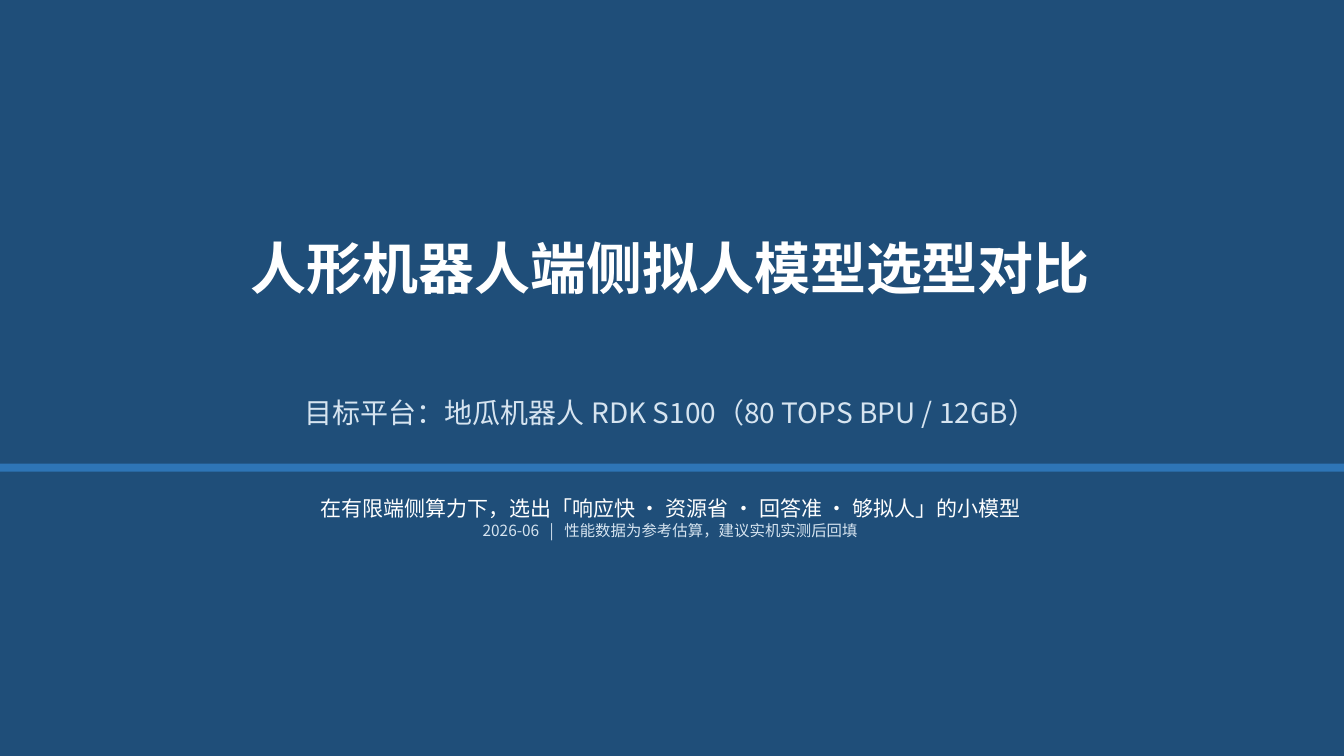
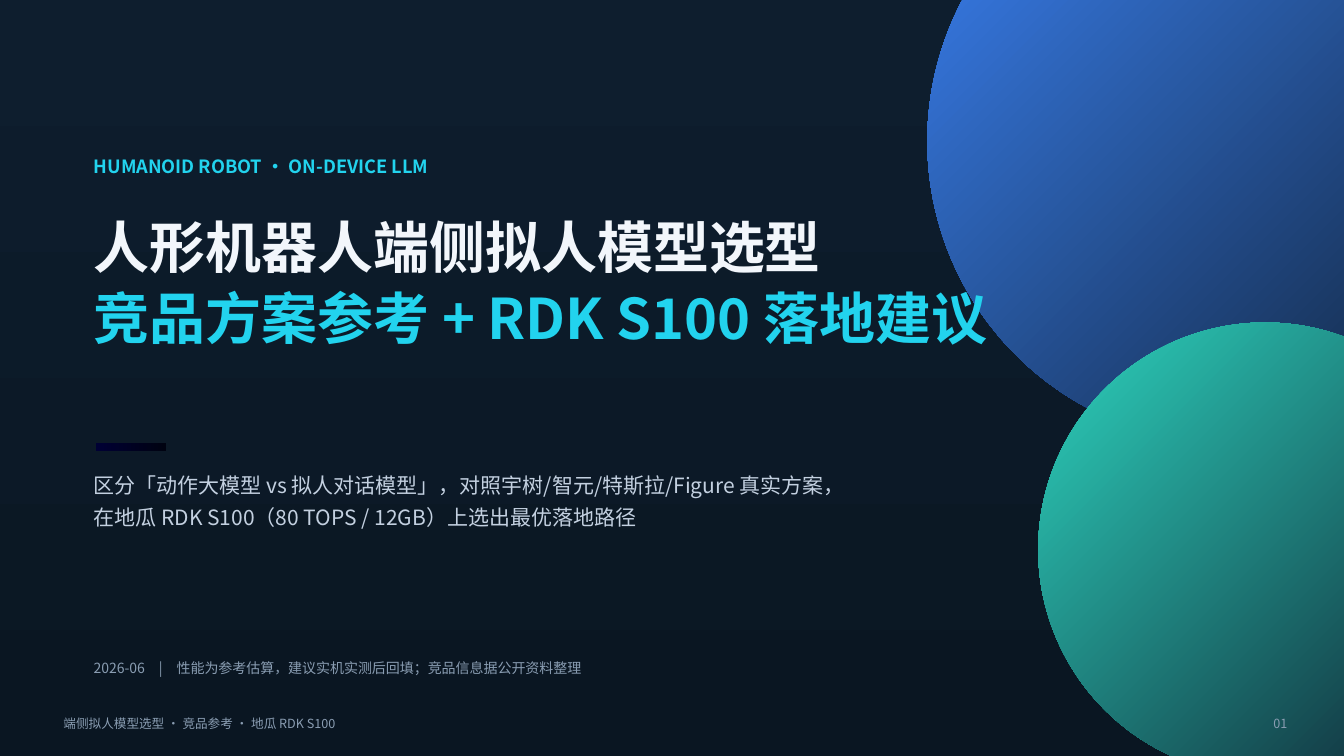
Before and after one commit to misswang122727-gif/misswanng122727-gif, a slide deck: slide 1 of 人形机器人端侧拟人模型选型对比.pptx. Drawn at 1344x756 pixels with LibreOffice and Linux fonts; fonts in the diff are those of the drawing. Boxes give left, top, right and bottom in pixels: in the first picture for what was removed or moved away, otherwise in the second. Text is boxed around its words. In the diff, an @@ line names an element or a change of style, - is before the commit and + after.

```diff
--- a/人形机器人端侧拟人模型选型对比.pptx
+++ b/人形机器人端侧拟人模型选型对比.pptx
@@ rectangle at (0,0,1344,756): fill #1F4E79 to gradient #0E1E2E to #0A1622 @@
@@ ellipse added at (928,0,1344,444), fill gradient #3B82F6 to #0E1E2E @@
@@ text added at (94,159,429,174), 13 pt, text #22D3EE, bold @@
+HUMANOID ROBOT · ON-DEVICE LLM
@@ text at (94,220,988,345): text changed; text colour #FFFFFF to #22D3EE @@
-人形机器人端侧拟人模型选型对比
+人形机器人端侧拟人模型选型
+竞品方案参考 + RDK S100 落地建议
@@ ellipse added at (1038,323,1344,756), fill gradient #2DD4BF to #0E1E2E @@
@@ text removed at (305,399,1036,426) @@
-目标平台：地瓜机器人 RDK S100（80 TOPS BPU / 12GB）
@@ rectangle added at (96,444,166,451), fill #000000 @@
@@ rectangle removed at (0,464,1344,472) @@
@@ text added at (94,475,845,527), 15 pt, text #C3D0E0 @@
+区分「动作大模型 vs 拟人对话模型」，对照宇树/智元/特斯拉/Figure 真实方案，
+在地瓜 RDK S100（80 TOPS / 12GB）上选出最优落地路径
@@ text removed at (320,498,1020,538) @@
-在有限端侧算力下，选出「响应快 · 资源省 · 回答准 · 够拟人」的小模型
-2026-06 | 性能数据为参考估算，建议实机实测后回填
@@ text added at (94,661,582,675), 10 pt, text #8A9DB2 @@
+2026-06 | 性能为参考估算，建议实机实测后回填；竞品信息据公开资料整理
@@ text added at (63,717,335,729), 9 pt, text #8A9DB2 @@
+端侧拟人模型选型 · 竞品参考 · 地瓜 RDK S100
@@ text added at (1273,719,1287,728), 9 pt, text #8A9DB2 @@
+01
```
Also in this commit, not shown: 7 other slides changed, 3 slides added, 3 slides removed.
